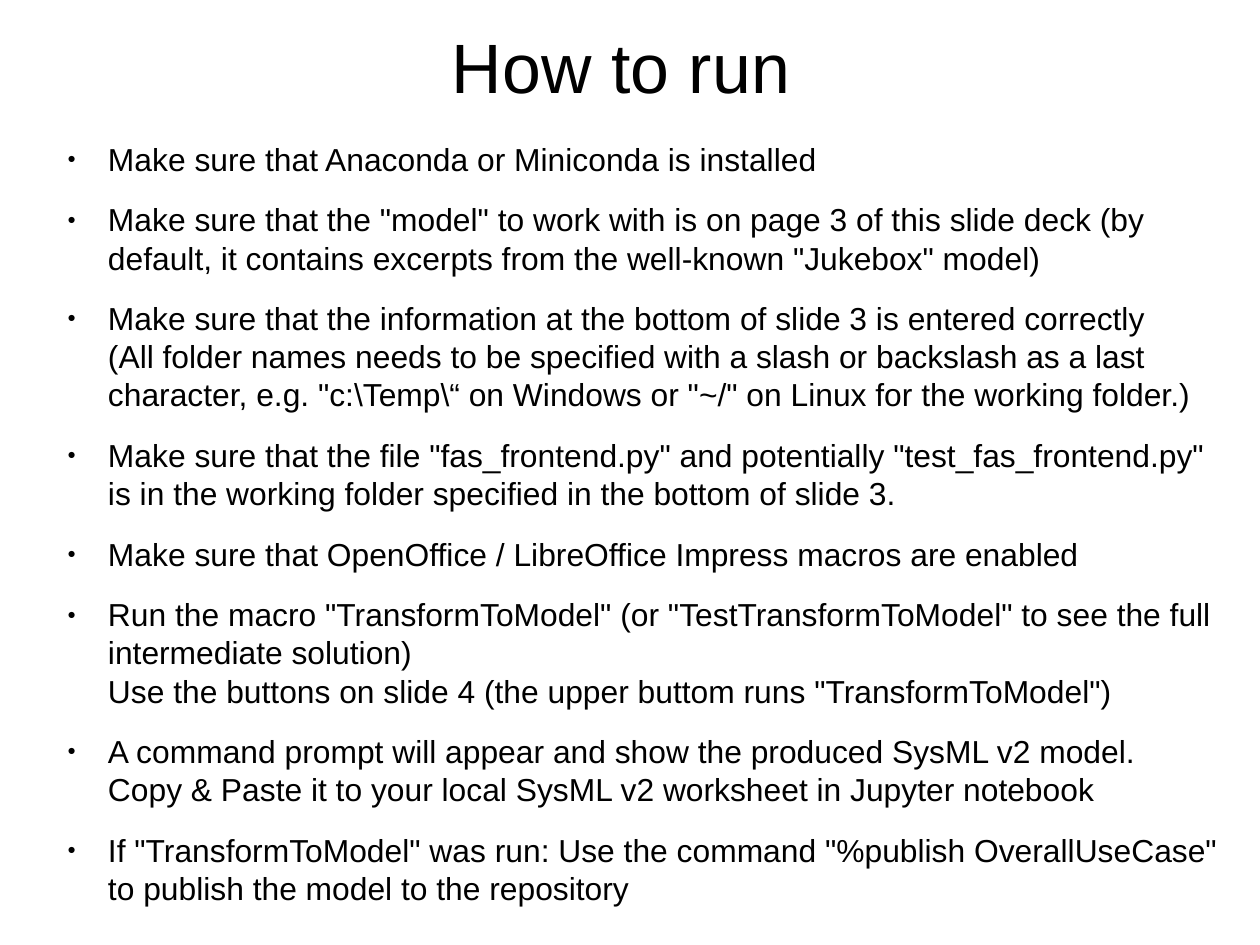
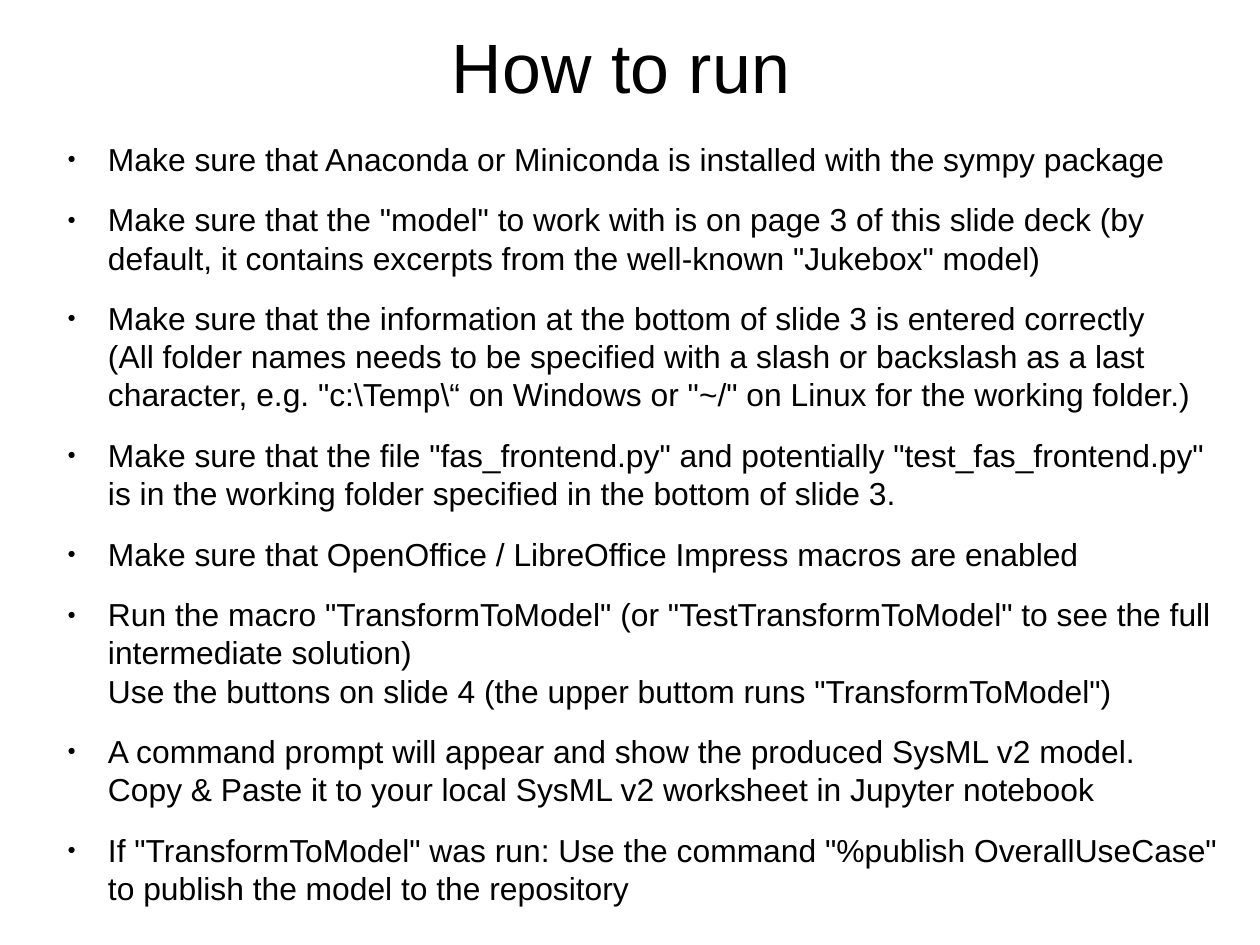
Before and after one commit to GfSE/fas4sysmlv2, a slide deck: slide 2 of src/io/usecase-activity-editor/fas_frontend.odp. Drawn at 1260x945 pixels with LibreOffice and Linux fonts; fonts in the diff are those of the drawing. Boxes give left, top, right and bottom in pixels: in the first picture for what was removed or moved away, otherwise in the second. Text is boxed around its words. In the diff, an @@ line names an element or a change of style, - is before the commit and + after.

```diff
--- a/src/io/usecase-activity-editor/fas_frontend.odp
+++ b/src/io/usecase-activity-editor/fas_frontend.odp
@@ text at box(108, 148, 1164, 177): text changed @@
-● Make sure that Anaconda or Miniconda is installed
+● Make sure that Anaconda or Miniconda is installed with the sympy package
```
Also in this commit, not shown: 1 other file.
